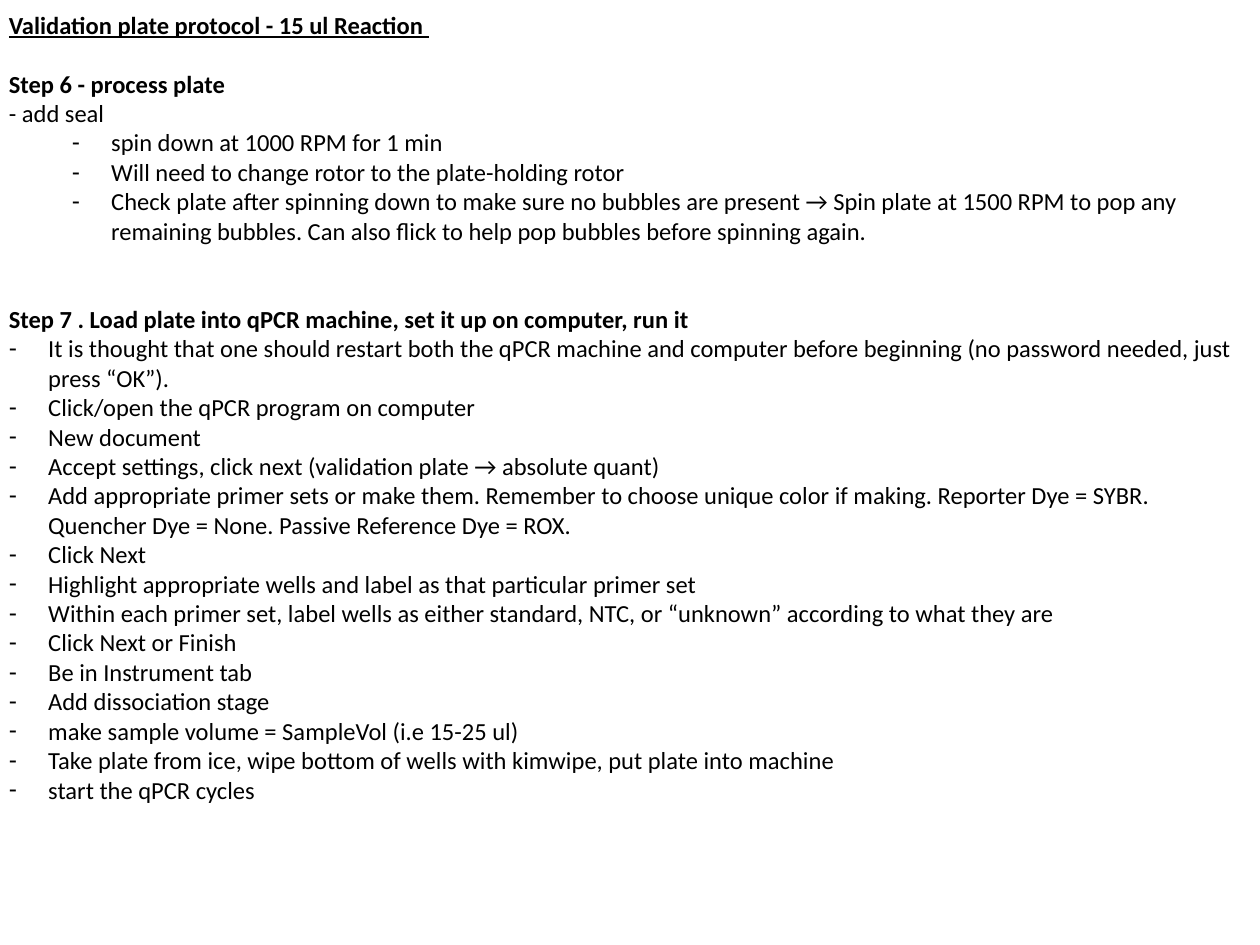
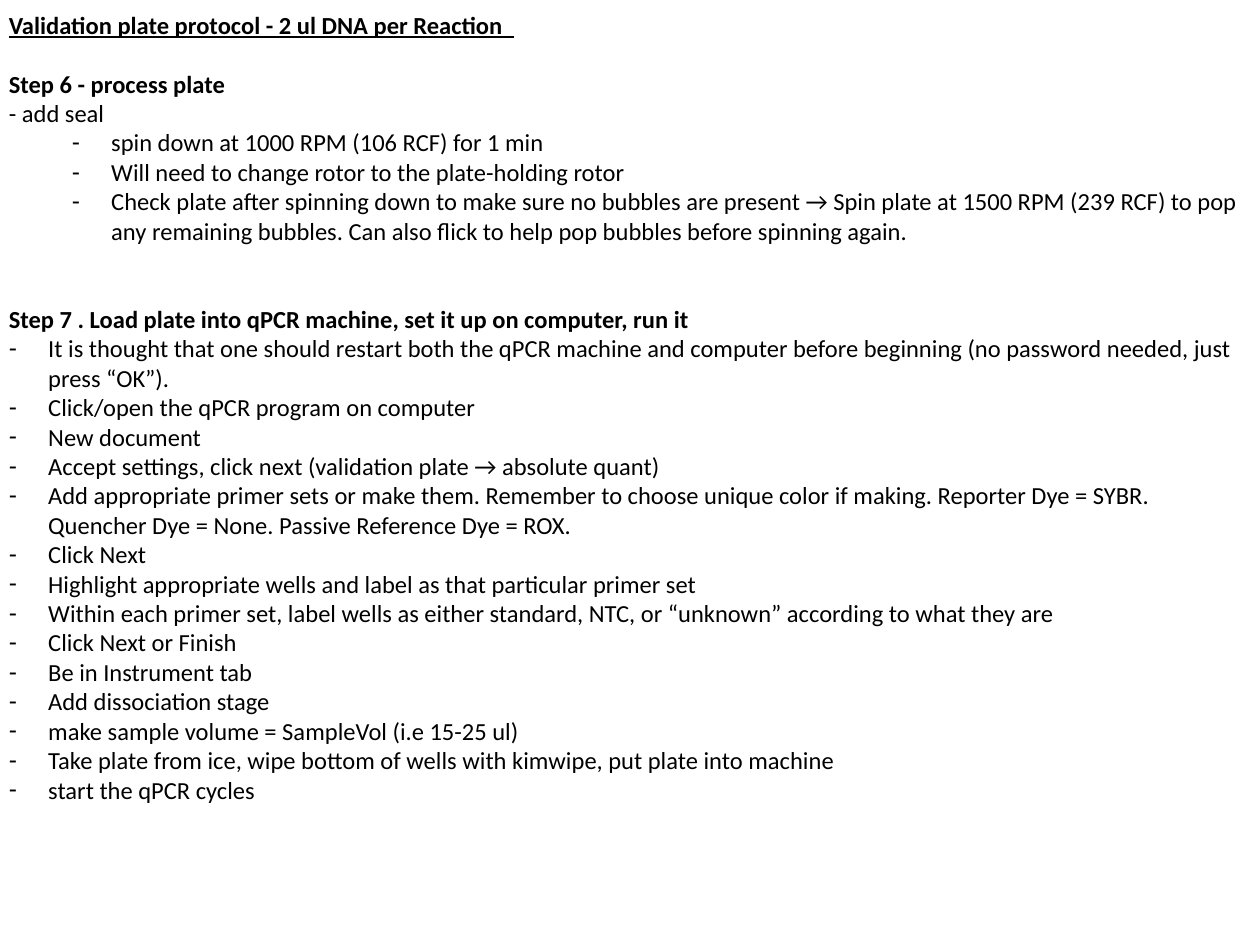
Before and after one commit to JohnUrban/sciara-project-tools, a slide deck: slide 6 of qpcr/qPCR-validation-protocol-template.pptx (slide 5 before the commit). Drawn at 1260x945 pixels with LibreOffice and Linux fonts; fonts in the diff are those of the drawing. Boxes give left, top, right and bottom in pixels: in the first picture for what was removed or moved away, otherwise in the second. Text is boxed around its words. In the diff, an @@ line names an element or a change of style, - is before the commit and + after.

```diff
--- a/qpcr/qPCR-validation-protocol-template.pptx
+++ b/qpcr/qPCR-validation-protocol-template.pptx
@@ text at box(9, 16, 502, 38): text changed @@
-Validation plate protocol - 15 ul Reaction
+Validation plate protocol - 2 ul DNA per Reaction
@@ text at box(111, 133, 543, 155): text changed @@
-  – spin down at 1000 RPM for 1 min
+  – spin down at 1000 RPM (106 RCF) for 1 min
@@ text at box(111, 192, 1236, 245): text changed @@
-  – Check plate after spinning down to make sure no bubbles are present → Spin plate at 1500 RPM to pop any remaining bubbles. Can also flick to help pop bubbles before spinning again.
+  – Check plate after spinning down to make sure no bubbles are present → Spin plate at 1500 RPM (239 RCF) to pop any remaining bubbles. Can also flick to help pop bubbles before spinning again.
```
Also in this commit, not shown: 4 other slides changed, 1 slide added, 4 other files.
